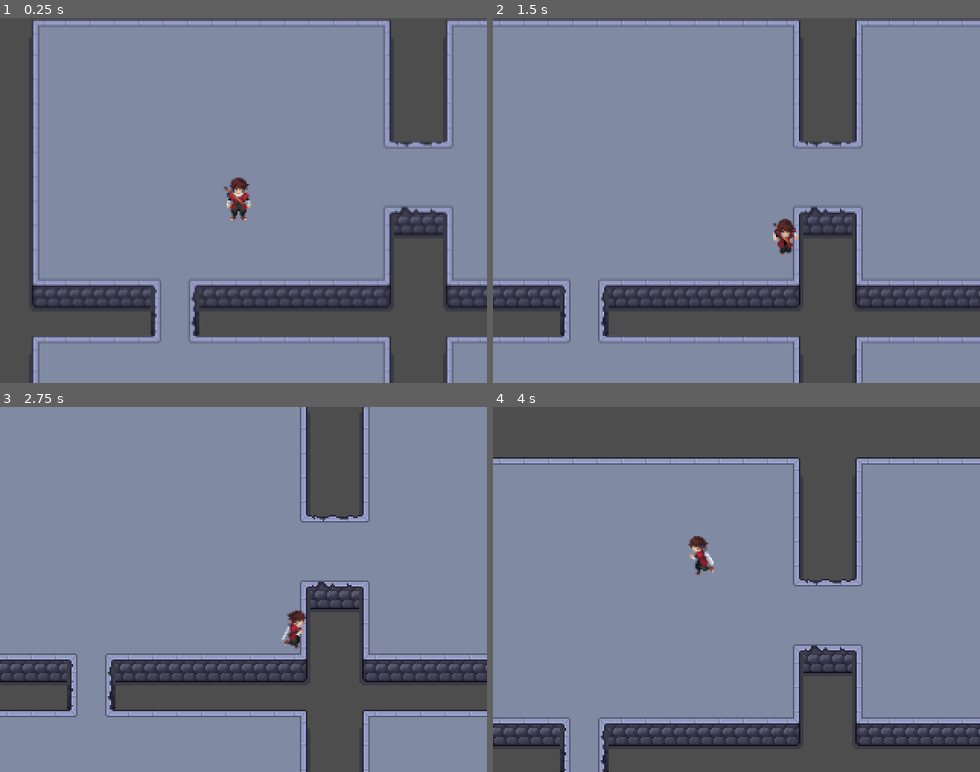
Above: before the commit, frames 1-4 (two rows, left to right).
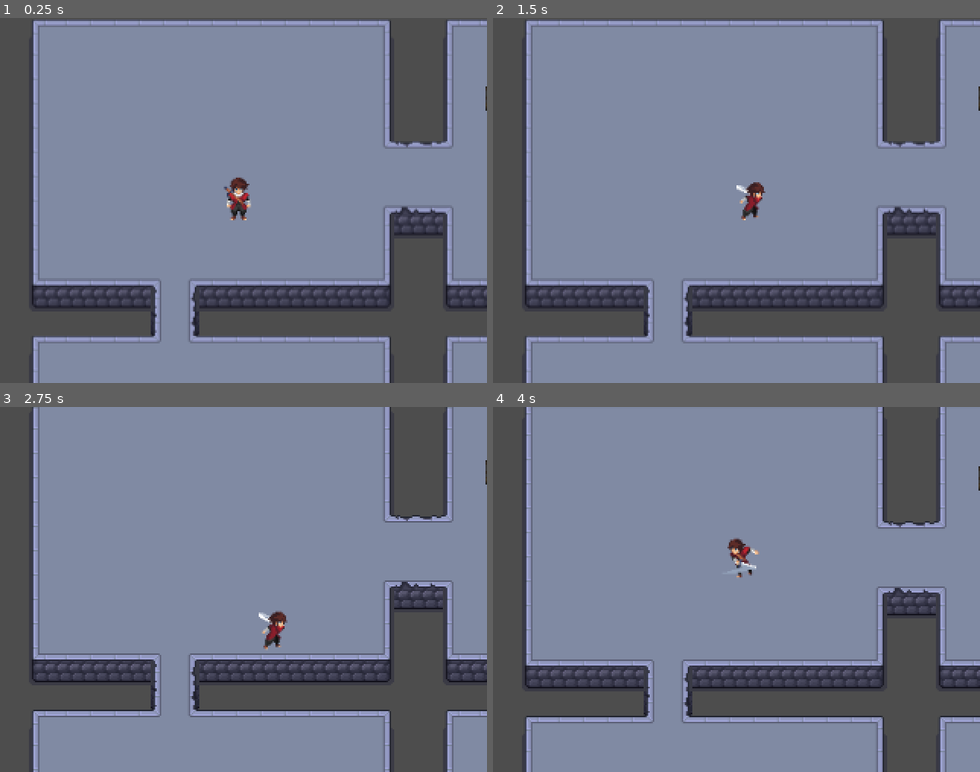
Above: after the commit, the same moments.

Repository: Andriwfonseca/game-godot-top-down
Game: Godot game, scene res://scenes/level.tscn
Two runs of this game, one before a commit and one after it. Both use one fixed random seed, a clock stepped at 60 frames per second and the inputs below.
Inputs:
- Up to frame 1 (0.25 s): no input
- Up to frame 2 (1.5 s): hold Right (ui_right) 0.53-1.28 s; tap Space (attack1, bound only after the commit) at 0.6 s; tap Ctrl (attack2, bound only after the commit) at 0.8, 1.35 s; hold Down (ui_down) from 1.28 s (still down)
- Up to frame 3 (2.75 s): tap Space (attack1, bound only after the commit) at 1.55, 2.1 s; release Down (ui_down) at 2.03 s; hold Right (ui_right) from 2.03 s (still down); tap Ctrl (attack2, bound only after the commit) at 2.3 s
- Up to frame 4 (4 s): release Right (ui_right) at 2.78 s; hold Up (ui_up) 2.78-3.53 s; tap Ctrl (attack2, bound only after the commit) at 2.85, 3.8 s; tap Space (attack1, bound only after the commit) at 3.05, 3.6 s; hold Left (ui_left) from 3.53 s (still down)

The runs differ from the first frame. In frame 1, less than 0.1% of the frame differs, in the area x 99-100%, y 18-26%; in frame 2, 31%; in frame 3, 31%; in frame 4, 54%, in the area x 0-100%, y 0-100%.

Commit message:
feat: created mechanics to attack the box

Diff:
--- a/project.godot
+++ b/project.godot
@@ -23,6 +23,19 @@
 window/stretch/aspect="expand"
 window/stretch/scale=2.0
 
+[input]
+
+attack1={
+"deadzone": 0.2,
+"events": [Object(InputEventKey,"resource_local_to_scene":false,"resource_name":"","device":-1,"window_id":0,"alt_pressed":false,"shift_pressed":false,"ctrl_pressed":false,"meta_pressed":false,"pressed":false,"keycode":0,"physical_keycode":32,"key_label":0,"unicode":32,"location":0,"echo":false,"script":null)
+]
+}
+attack2={
+"deadzone": 0.2,
+"events": [Object(InputEventKey,"resource_local_to_scene":false,"resource_name":"","device":-1,"window_id":0,"alt_pressed":false,"shift_pressed":false,"ctrl_pressed":false,"meta_pressed":false,"pressed":false,"keycode":0,"physical_keycode":4194326,"key_label":0,"unicode":0,"location":0,"echo":false,"script":null)
+]
+}
+
 [rendering]
 
 renderer/rendering_method="mobile"
--- a/scenes/Player.tscn
+++ b/scenes/Player.tscn
@@ -560,9 +560,9 @@
 "duration": 1.0,
 "texture": SubResource("AtlasTexture_84ti5")
 }],
-"loop": true,
+"loop": false,
 "name": &"attack1_down",
-"speed": 5.0
+"speed": 8.0
 }, {
 "frames": [{
 "duration": 1.0,
@@ -589,9 +589,9 @@
 "duration": 1.0,
 "texture": SubResource("AtlasTexture_sm57i")
 }],
-"loop": true,
+"loop": false,
 "name": &"attack1_left",
-"speed": 5.0
+"speed": 8.0
 }, {
 "frames": [{
 "duration": 1.0,
@@ -618,9 +618,9 @@
 "duration": 1.0,
 "texture": SubResource("AtlasTexture_07ay5")
 }],
-"loop": true,
+"loop": false,
 "name": &"attack1_right",
-"speed": 5.0
+"speed": 8.0
 }, {
 "frames": [{
 "duration": 1.0,
@@ -647,9 +647,9 @@
 "duration": 1.0,
 "texture": SubResource("AtlasTexture_aybtq")
 }],
-"loop": true,
+"loop": false,
 "name": &"attack1_up",
-"speed": 5.0
+"speed": 8.0
 }, {
 "frames": [{
 "duration": 1.0,
@@ -676,9 +676,9 @@
 "duration": 1.0,
 "texture": SubResource("AtlasTexture_6osir")
 }],
-"loop": true,
+"loop": false,
 "name": &"attack2_down",
-"speed": 5.0
+"speed": 8.0
 }, {
 "frames": [{
 "duration": 1.0,
@@ -705,9 +705,9 @@
 "duration": 1.0,
 "texture": SubResource("AtlasTexture_cemgs")
 }],
-"loop": true,
+"loop": false,
 "name": &"attack2_left",
-"speed": 5.0
+"speed": 8.0
 }, {
 "frames": [{
 "duration": 1.0,
@@ -734,9 +734,9 @@
 "duration": 1.0,
 "texture": SubResource("AtlasTexture_jls8y")
 }],
-"loop": true,
+"loop": false,
 "name": &"attack2_right",
-"speed": 5.0
+"speed": 8.0
 }, {
 "frames": [{
 "duration": 1.0,
@@ -763,9 +763,9 @@
 "duration": 1.0,
 "texture": SubResource("AtlasTexture_rgee4")
 }],
-"loop": true,
+"loop": false,
 "name": &"attack2_up",
-"speed": 5.0
+"speed": 8.0
 }, {
 "frames": [{
 "duration": 1.0,
@@ -999,6 +999,9 @@
 "name": &"run_up",
 "speed": 7.0
 }]
+
+[sub_resource type="RectangleShape2D" id="RectangleShape2D_jfpux"]
+size = Vector2(8, 8)
 
 [node name="Player" type="CharacterBody2D"]
 script = ExtResource("1_p0vlq")
@@ -1014,6 +1017,13 @@
 drag_vertical_offset = 0.1
 
 [node name="AnimatedSprite2D" type="AnimatedSprite2D" parent="."]
+z_index = 1
 scale = Vector2(0.85, 0.85)
 sprite_frames = SubResource("SpriteFrames_im07a")
-animation = &"attack1_down"
+animation = &"attack2_up"
+
+[node name="AttackArea" type="Area2D" parent="."]
+
+[node name="CollisionShape2D" type="CollisionShape2D" parent="AttackArea"]
+position = Vector2(0, 12)
+shape = SubResource("RectangleShape2D_jfpux")
--- /dev/null
+++ b/scenes/box.tscn
@@ -0,0 +1,17 @@
+[gd_scene load_steps=4 format=3 uid="uid://bsltaxaxjmsc8"]
+
+[ext_resource type="Script" uid="uid://l4hup8x2xhgi" path="res://scripts/box.gd" id="1_ks2v0"]
+[ext_resource type="Texture2D" uid="uid://dvpiyf0diua4h" path="res://assets/Objects/box.png" id="2_c2ln5"]
+
+[sub_resource type="RectangleShape2D" id="RectangleShape2D_xy2fk"]
+size = Vector2(16, 16)
+
+[node name="Box" type="CharacterBody2D" groups=["boxes"]]
+script = ExtResource("1_ks2v0")
+
+[node name="CollisionShape2D" type="CollisionShape2D" parent="."]
+shape = SubResource("RectangleShape2D_xy2fk")
+debug_color = Color(0.588235, 0.231373, 0.192157, 0.419608)
+
+[node name="Sprite2D" type="Sprite2D" parent="."]
+texture = ExtResource("2_c2ln5")
--- a/scenes/level.tscn
+++ b/scenes/level.tscn
@@ -1,8 +1,9 @@
-[gd_scene load_steps=34 format=4 uid="uid://dsip705ck78mp"]
+[gd_scene load_steps=35 format=4 uid="uid://dsip705ck78mp"]
 
 [ext_resource type="Texture2D" uid="uid://ldu0iu7keexa" path="res://assets/Tiles/decorative_cracks_floor.png" id="1_w7c3h"]
 [ext_resource type="Texture2D" uid="uid://c7iqxc7gosaxj" path="res://assets/Tiles/walls_floor.png" id="2_w8frs"]
 [ext_resource type="PackedScene" uid="uid://bkc7semstpwdo" path="res://scenes/Player.tscn" id="3_w8frs"]
+[ext_resource type="PackedScene" uid="uid://bsltaxaxjmsc8" path="res://scenes/box.tscn" id="4_mx8sn"]
 
 [sub_resource type="TileMapPattern" id="TileMapPattern_mx8sn"]
 tile_data = PackedInt32Array(0, 65539, 7, 65536, 65539, 8, 131072, 65539, 8, 196608, 65539, 8, 262144, 65539, 8, 327680 …(3247 unchanged characters)…
@@ -521,198 +522,210 @@
 
 [node name="Level" type="Node2D"]
 
-[node name="TileMapLayer" type="TileMapLayer" parent="."]
+[node name="Map" type="TileMapLayer" parent="."]
 tile_map_data = PackedByteArray("AAAAAAAAAwABAAcAAAAAAAEAAwABAAgAAAAAAAIAAwABAAgAAAAAAAMAAwABAAgAAAAAAAQAAwABAAgAAAAAAA …(11600 unchanged characters)…
 tile_set = SubResource("TileSet_8c41q")
 
 [node name="Player" parent="." instance=ExtResource("3_w8frs")]
 position = Vector2(138, 117)
 
-[node name="StaticBody2D" type="StaticBody2D" parent="."]
-
-[node name="CollisionShape2D" type="CollisionShape2D" parent="StaticBody2D"]
+[node name="Colliders" type="StaticBody2D" parent="."]
+
+[node name="CollisionShape2D" type="CollisionShape2D" parent="Colliders"]
 position = Vector2(2, 88)
 shape = SubResource("RectangleShape2D_w8frs")
 debug_color = Color(0.643137, 0.988235, 0.298039, 0.419608)
 
-[node name="CollisionShape2D18" type="CollisionShape2D" parent="StaticBody2D"]
+[node name="CollisionShape2D18" type="CollisionShape2D" parent="Colliders"]
 position = Vector2(120, 1.22392e-06)
 rotation = 1.5708
 shape = SubResource("RectangleShape2D_64w2a")
 debug_color = Color(0.643137, 0.988235, 0.298039, 0.419608)
 
-[node name="CollisionShape2D23" type="CollisionShape2D" parent="StaticBody2D"]
+[node name="CollisionShape2D23" type="CollisionShape2D" parent="Colliders"]
 position = Vector2(44, 181)
 rotation = 1.5708
 shape = SubResource("RectangleShape2D_fpun6")
 debug_color = Color(0.643137, 0.988235, 0.298039, 0.419608)
 
-[node name="CollisionShape2D26" type="CollisionShape2D" parent="StaticBody2D"]
+[node name="CollisionShape2D26" type="CollisionShape2D" parent="Colliders"]
 position = Vector2(42, 208)
 rotation = 1.5708
 shape = SubResource("RectangleShape2D_wc255")
 debug_color = Color(0.643137, 0.988235, 0.298039, 0.419608)
 
-[node name="CollisionShape2D24" type="CollisionShape2D" parent="StaticBody2D"]
+[node name="CollisionShape2D24" type="CollisionShape2D" parent="Colliders"]
 position = Vector2(172, 181)
 rotation = 1.5708
 shape = SubResource("RectangleShape2D_arp2o")
 debug_color = Color(0.643137, 0.988235, 0.298039, 0.419608)
 
-[node name="CollisionShape2D25" type="CollisionShape2D" parent="StaticBody2D"]
+[node name="CollisionShape2D25" type="CollisionShape2D" parent="Colliders"]
 position = Vector2(174, 208)
 rotation = 1.5708
 shape = SubResource("RectangleShape2D_ux5qa")
 debug_color = Color(0.643137, 0.988235, 0.298039, 0.419608)
 
-[node name="CollisionShape2D27" type="CollisionShape2D" parent="StaticBody2D"]
+[node name="CollisionShape2D27" type="CollisionShape2D" parent="Colliders"]
 position = Vector2(448, 389)
 rotation = 1.5708
 shape = SubResource("RectangleShape2D_82cfe")
 debug_color = Color(0.643137, 0.988235, 0.298039, 0.419608)
 
-[node name="CollisionShape2D30" type="CollisionShape2D" parent="StaticBody2D"]
+[node name="CollisionShape2D30" type="CollisionShape2D" parent="Colliders"]
 position = Vector2(321, 388)
 rotation = 1.5708
 shape = SubResource("RectangleShape2D_gunhw")
 debug_color = Color(0.643137, 0.988235, 0.298039, 0.419608)
 
-[node name="CollisionShape2D28" type="CollisionShape2D" parent="StaticBody2D"]
+[node name="CollisionShape2D28" type="CollisionShape2D" parent="Colliders"]
 position = Vector2(408, 325)
 rotation = 1.5708
 shape = SubResource("RectangleShape2D_8gofh")
 debug_color = Color(0.643137, 0.988235, 0.298039, 0.419608)
 
-[node name="CollisionShape2D29" type="CollisionShape2D" parent="StaticBody2D"]
+[node name="CollisionShape2D29" type="CollisionShape2D" parent="Colliders"]
 position = Vector2(417.5, 354)
 rotation = 1.5708
 shape = SubResource("RectangleShape2D_h6wmr")
 debug_color = Color(0.643137, 0.988235, 0.298039, 0.419608)
 
-[node name="CollisionShape2D31" type="CollisionShape2D" parent="StaticBody2D"]
+[node name="CollisionShape2D31" type="CollisionShape2D" parent="Colliders"]
 position = Vector2(256.25, 306)
 rotation = 1.5708
 shape = SubResource("RectangleShape2D_pqd0y")
 debug_color = Color(0.643137, 0.988235, 0.298039, 0.419608)
 
-[node name="CollisionShape2D34" type="CollisionShape2D" parent="StaticBody2D"]
+[node name="CollisionShape2D34" type="CollisionShape2D" parent="Colliders"]
 position = Vector2(256, 82)
 rotation = 1.5708
 shape = SubResource("RectangleShape2D_pqd0y")
 debug_color = Color(0.643137, 0.988235, 0.298039, 0.419608)
 
-[node name="CollisionShape2D32" type="CollisionShape2D" parent="StaticBody2D"]
+[node name="CollisionShape2D32" type="CollisionShape2D" parent="Colliders"]
 position = Vector2(256, 357)
 rotation = 1.5708
 shape = SubResource("RectangleShape2D_5k0ak")
 debug_color = Color(0.643137, 0.988235, 0.298039, 0.419608)
 
-[node name="CollisionShape2D33" type="CollisionShape2D" parent="StaticBody2D"]
+[node name="CollisionShape2D33" type="CollisionShape2D" parent="Colliders"]
 position = Vector2(256, 134)
 rotation = 1.5708
 shape = SubResource("RectangleShape2D_5k0ak")
 debug_color = Color(0.643137, 0.988235, 0.298039, 0.419608)
 
-[node name="CollisionShape2D19" type="CollisionShape2D" parent="StaticBody2D"]
+[node name="CollisionShape2D19" type="CollisionShape2D" parent="Colliders"]
 position = Vector2(392, -1.13687e-13)
 rotation = 1.5708
 shape = SubResource("RectangleShape2D_64w2a")
 debug_color = Color(0.643137, 0.988235, 0.298039, 0.419608)
 
-[node name="CollisionShape2D20" type="CollisionShape2D" parent="StaticBody2D"]
+[node name="CollisionShape2D20" type="CollisionShape2D" parent="Colliders"]
 position = Vector2(392, 181)
 rotation = 1.5708
 shape = SubResource("RectangleShape2D_wu01b")
 debug_color = Color(0.643137, 0.988235, 0.298039, 0.419608)
 
-[node name="CollisionShape2D21" type="CollisionShape2D" parent="StaticBody2D"]
+[node name="CollisionShape2D21" type="CollisionShape2D" parent="Colliders"]
 position = Vector2(392, 208)
 rotation = 1.5708
 shape = SubResource("RectangleShape2D_64w2a")
 debug_color = Color(0.643137, 0.988235, 0.298039, 0.419608)
 
-[node name="CollisionShape2D22" type="CollisionShape2D" parent="StaticBody2D"]
+[node name="CollisionShape2D22" type="CollisionShape2D" parent="Colliders"]
 position = Vector2(120, 389)
 rotation = 1.5708
 shape = SubResource("RectangleShape2D_3ies3")
 debug_color = Color(0.643137, 0.988235, 0.298039, 0.419608)
 
-[node name="CollisionShape2D9" type="CollisionShape2D" parent="StaticBody2D"]
+[node name="CollisionShape2D9" type="CollisionShape2D" parent="Colliders"]
 position = Vector2(2, 296)
 shape = SubResource("RectangleShape2D_w8frs")
 debug_color = Color(0.643137, 0.988235, 0.298039, 0.419608)
 
-[node name="CollisionShape2D10" type="CollisionShape2D" parent="StaticBody2D"]
+[node name="CollisionShape2D10" type="CollisionShape2D" parent="Colliders"]
 position = Vector2(510, 296)
 shape = SubResource("RectangleShape2D_w8frs")
 debug_color = Color(0.643137, 0.988235, 0.298039, 0.419608)
 
-[node name="CollisionShape2D3" type="CollisionShape2D" parent="StaticBody2D"]
+[node name="CollisionShape2D3" type="CollisionShape2D" parent="Colliders"]
 position = Vector2(238, 42)
 shape = SubResource("RectangleShape2D_mx8sn")
 debug_color = Color(0.643137, 0.988235, 0.298039, 0.419608)
 
-[node name="CollisionShape2D4" type="CollisionShape2D" parent="StaticBody2D"]
+[node name="CollisionShape2D4" type="CollisionShape2D" parent="Colliders"]
 position = Vector2(274, 42)
 shape = SubResource("RectangleShape2D_mx8sn")
 debug_color = Color(0.643137, 0.988235, 0.298039, 0.419608)
 
-[node name="CollisionShape2D5" type="CollisionShape2D" parent="StaticBody2D"]
+[node name="CollisionShape2D5" type="CollisionShape2D" parent="Colliders"]
 position = Vector2(238, 150)
 shape = SubResource("RectangleShape2D_ppgk2")
 debug_color = Color(0.643137, 0.988235, 0.298039, 0.419608)
 
-[node name="CollisionShape2D6" type="CollisionShape2D" parent="StaticBody2D"]
+[node name="CollisionShape2D6" type="CollisionShape2D" parent="Colliders"]
 position = Vector2(274, 150)
 shape = SubResource("RectangleShape2D_ppgk2")
 debug_color = Color(0.643137, 0.988235, 0.298039, 0.419608)
 
-[node name="CollisionShape2D11" type="CollisionShape2D" parent="StaticBody2D"]
+[node name="CollisionShape2D11" type="CollisionShape2D" parent="Colliders"]
 position = Vector2(450, 336)
 shape = SubResource("RectangleShape2D_2r41h")
 debug_color = Color(0.643137, 0.988235, 0.298039, 0.419608)
 
-[node name="CollisionShape2D17" type="CollisionShape2D" parent="StaticBody2D"]
+[node name="CollisionShape2D17" type="CollisionShape2D" parent="Colliders"]
 position = Vector2(386, 368)
 shape = SubResource("RectangleShape2D_olg7q")
 debug_color = Color(0.643137, 0.988235, 0.298039, 0.419608)
 
-[node name="CollisionShape2D16" type="CollisionShape2D" parent="StaticBody2D"]
+[node name="CollisionShape2D16" type="CollisionShape2D" parent="Colliders"]
 position = Vector2(366, 350)
 shape = SubResource("RectangleShape2D_t1rx8")
 debug_color = Color(0.643137, 0.988235, 0.298039, 0.419608)
 
-[node name="CollisionShape2D12" type="CollisionShape2D" parent="StaticBody2D"]
+[node name="CollisionShape2D12" type="CollisionShape2D" parent="Colliders"]
 position = Vector2(276, 366)
 shape = SubResource("RectangleShape2D_klq6b")
 debug_color = Color(0.643137, 0.988235, 0.298039, 0.419608)
 
-[node name="CollisionShape2D13" type="CollisionShape2D" parent="StaticBody2D"]
+[node name="CollisionShape2D13" type="CollisionShape2D" parent="Colliders"]
 position = Vector2(236, 366)
 shape = SubResource("RectangleShape2D_klq6b")
 debug_color = Color(0.643137, 0.988235, 0.298039, 0.419608)
 
-[node name="CollisionShape2D14" type="CollisionShape2D" parent="StaticBody2D"]
+[node name="CollisionShape2D14" type="CollisionShape2D" parent="Colliders"]
 position = Vector2(238, 257.75)
 shape = SubResource("RectangleShape2D_8iemx")
 debug_color = Color(0.643137, 0.988235, 0.298039, 0.419608)
 
-[node name="CollisionShape2D15" type="CollisionShape2D" parent="StaticBody2D"]
+[node name="CollisionShape2D15" type="CollisionShape2D" parent="Colliders"]
 position = Vector2(274, 258)
 shape = SubResource("RectangleShape2D_8iemx")
 debug_color = Color(0.643137, 0.988235, 0.298039, 0.419608)
 
-[node name="CollisionShape2D7" type="CollisionShape2D" parent="StaticBody2D"]
+[node name="CollisionShape2D7" type="CollisionShape2D" parent="Colliders"]
 position = Vector2(110, 192)
 shape = SubResource("RectangleShape2D_b121j")
 debug_color = Color(0.643137, 0.988235, 0.298039, 0.419608)
 
-[node name="CollisionShape2D8" type="CollisionShape2D" parent="StaticBody2D"]
+[node name="CollisionShape2D8" type="CollisionShape2D" parent="Colliders"]
 position = Vector2(82, 192)
 shape = SubResource("RectangleShape2D_b121j")
 debug_color = Color(0.643137, 0.988235, 0.298039, 0.419608)
 
-[node name="CollisionShape2D2" type="CollisionShape2D" parent="StaticBody2D"]
+[node name="CollisionShape2D2" type="CollisionShape2D" parent="Colliders"]
 position = Vector2(510, 88)
 shape = SubResource("RectangleShape2D_8c41q")
 debug_color = Color(0.643137, 0.988235, 0.298039, 0.419608)
+
+[node name="Box" parent="." instance=ExtResource("4_mx8sn")]
+position = Vector2(308, 52)
+
+[node name="Box2" parent="." instance=ExtResource("4_mx8sn")]
+position = Vector2(310, 122)
+
+[node name="Box3" parent="." instance=ExtResource("4_mx8sn")]
+position = Vector2(404, 52)
+
+[node name="Box4" parent="." instance=ExtResource("4_mx8sn")]
+position = Vector2(404, 122)
--- /dev/null
+++ b/scripts/box.gd
@@ -0,0 +1,24 @@
+# Box.gd
+extends CharacterBody2D
+
+@export var kick_speed: float = 250.0
+var move_direction: Vector2 = Vector2.ZERO
+var is_moving: bool = false
+
+func _ready() -> void:
+	add_to_group("boxes")
+
+# chamado pelo player quando ataca
+func kick(direction: Vector2) -> void:
+	move_direction = direction.normalized()
+	velocity = move_direction * kick_speed
+	print_debug("entrou aqui")
+	is_moving = true
+
+func _physics_process(delta: float) -> void:
+	if is_moving:
+		print_debug("esta movendo", velocity)
+		var collision = move_and_collide(velocity * delta)
+		if collision:
+			velocity = Vector2.ZERO
+			is_moving = false
--- a/scripts/player_movement.gd
+++ b/scripts/player_movement.gd
@@ -1,45 +1,90 @@
 extends CharacterBody2D
 
 @export var speed: float = 120.0
+@export var attack_offset: float = 16.0   # distância da hitbox em relação ao centro
+
 @onready var anim: AnimatedSprite2D = $AnimatedSprite2D
+@onready var attack_area: Area2D = $AttackArea
+@onready var attack_shape: CollisionShape2D = $AttackArea/CollisionShape2D
 
-var last_direction: String = "down" # guarda a última direção para idle
+var last_direction: String = "down" # guarda última direção
+var attacking: bool = false         # trava o movimento enquanto ataca
 
+# ----------------- Ataque -----------------
+func update_attack_area_position() -> void:
+	match last_direction:
+		"up":
+			attack_area.position = Vector2(0, -attack_offset)
+		"down":
+			attack_area.position = Vector2(0, attack_offset)
+		"left":
+			attack_area.position = Vector2(-attack_offset, 0)
+		"right":
+			attack_area.position = Vector2(attack_offset, 0)
+
+func start_attack(base_anim: String) -> void:
+	attacking = true
+	velocity = Vector2.ZERO
+	anim.play(base_anim + last_direction)
+
+	# Ativa a hitbox do ataque
+	attack_area.monitoring = true
+
+	anim.animation_finished.connect(_on_attack_finished, CONNECT_ONE_SHOT)
+
+func _on_attack_finished() -> void:
+	attacking = false
+	attack_area.monitoring = false
+
+func _on_attack_area_body_entered(body: Node) -> void:
+	# LOG para depuração
+	print_debug("Hit detectado! Colidiu com: ", body.name)
+
+	if body.is_in_group("boxes"): # adicione sua Box no grupo "boxes"
+		var dir := Vector2.ZERO
+		match last_direction:
+			"up": dir = Vector2.UP
+			"down": dir = Vector2.DOWN
+			"left": dir = Vector2.LEFT
+			"right": dir = Vector2.RIGHT
+		body.kick(dir)
+
+# ----------------- Ciclo de Vida -----------------
+func _ready() -> void:
+	attack_area.monitoring = false
+	attack_area.connect("body_entered", Callable(self, "_on_attack_area_body_entered"))
+
+# ----------------- Movimento -----------------
 func _physics_process(delta: float) -> void:
-	var input_vector = Vector2.ZERO
+	# Se estiver atacando, não deixa mover
+	if attacking:
+		return
+
+	var input_vector := Vector2.ZERO
 
 	# Captura movimento (setas ou WASD)
 	input_vector.x = Input.get_action_strength("ui_right") - Input.get_action_strength("ui_left")
 	input_vector.y = Input.get_action_strength("ui_down") - Input.get_action_strength("ui_up")
-
-	# Normaliza para não ficar mais rápido na diagonal
 	input_vector = input_vector.normalized()
 
-	# Define a velocidade
 	velocity = input_vector * speed
-
-	# Move e desliza automaticamente nas colisões
 	move_and_slide()
 
-	# ---- Animação ----
+	# ---- Animação de movimento/idle ----
 	if input_vector == Vector2.ZERO:
-		# Idle (parado, usa última direção)
 		anim.play("idle_" + last_direction)
 	else:
-		# Run (movendo)
 		if abs(input_vector.x) > abs(input_vector.y):
-			# Horizontal
-			if input_vector.x > 0:
-				anim.play("run_right")
-				last_direction = "right"
-			else:
-				anim.play("run_left")
-				last_direction = "left"
+			last_direction = "right" if input_vector.x > 0 else "left"
+			anim.play("run_" + last_direction)
 		else:
-			# Vertical
-			if input_vector.y > 0:
-				anim.play("run_down")
-				last_direction = "down"
-			else:
-				anim.play("run_up")
-				last_direction = "up"
+			last_direction = "down" if input_vector.y > 0 else "up"
+			anim.play("run_" + last_direction)
+
+	# ---- Ataque ----
+	if Input.is_action_just_pressed("attack1"):
+		start_attack("attack1_")
+	elif Input.is_action_just_pressed("attack2"):
+		start_attack("attack2_")
+
+	update_attack_area_position()
Binary file added: assets/Objects/box.png
Not shown, added: assets/Objects/box.png.import
Binary file added: assets/Objects/target_box.png
Not shown, added: assets/Objects/target_box.png.import
Not shown: 1 places in scenes/Player.tscn that only renumber resources
Not shown, added: scripts/box.gd.uid
